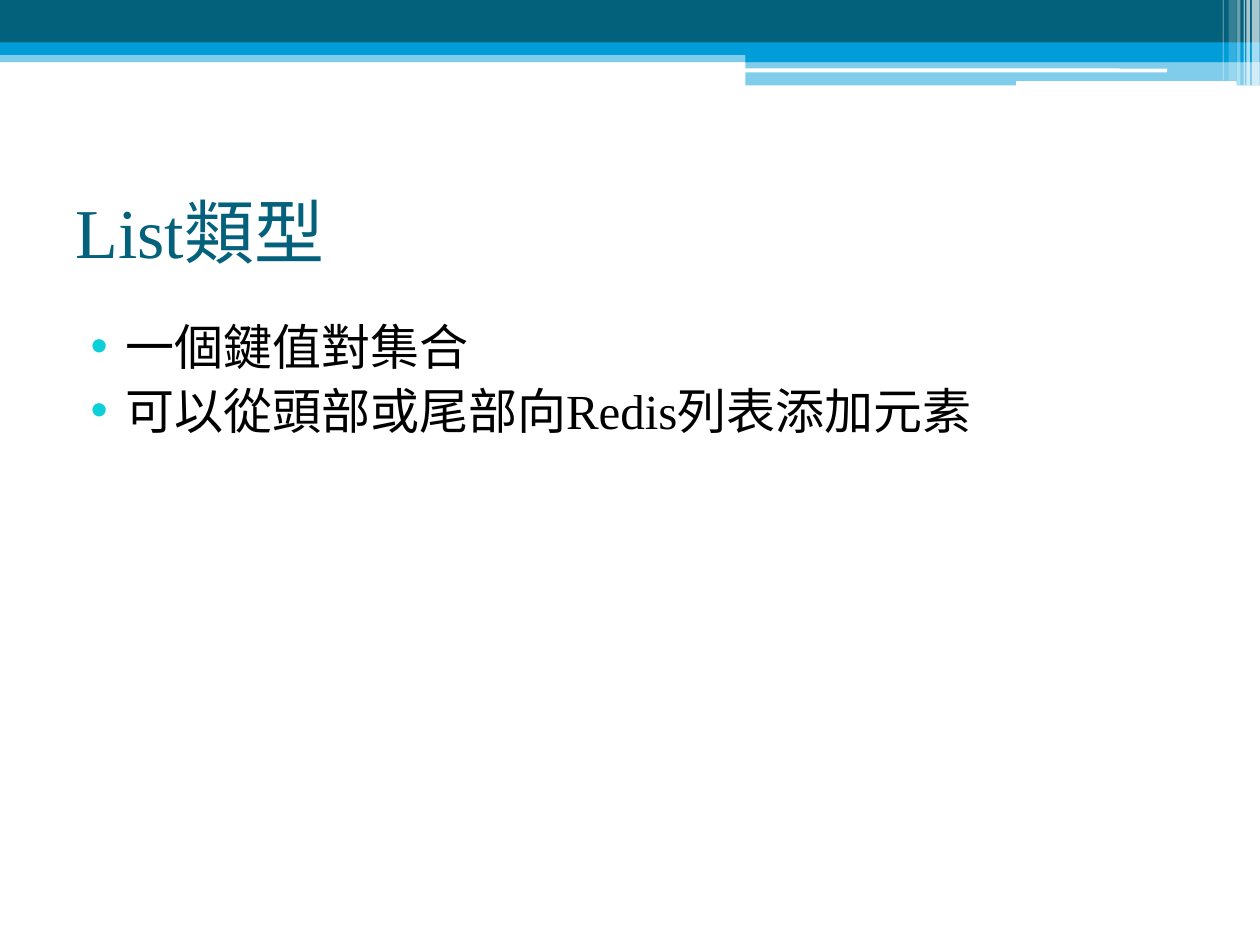
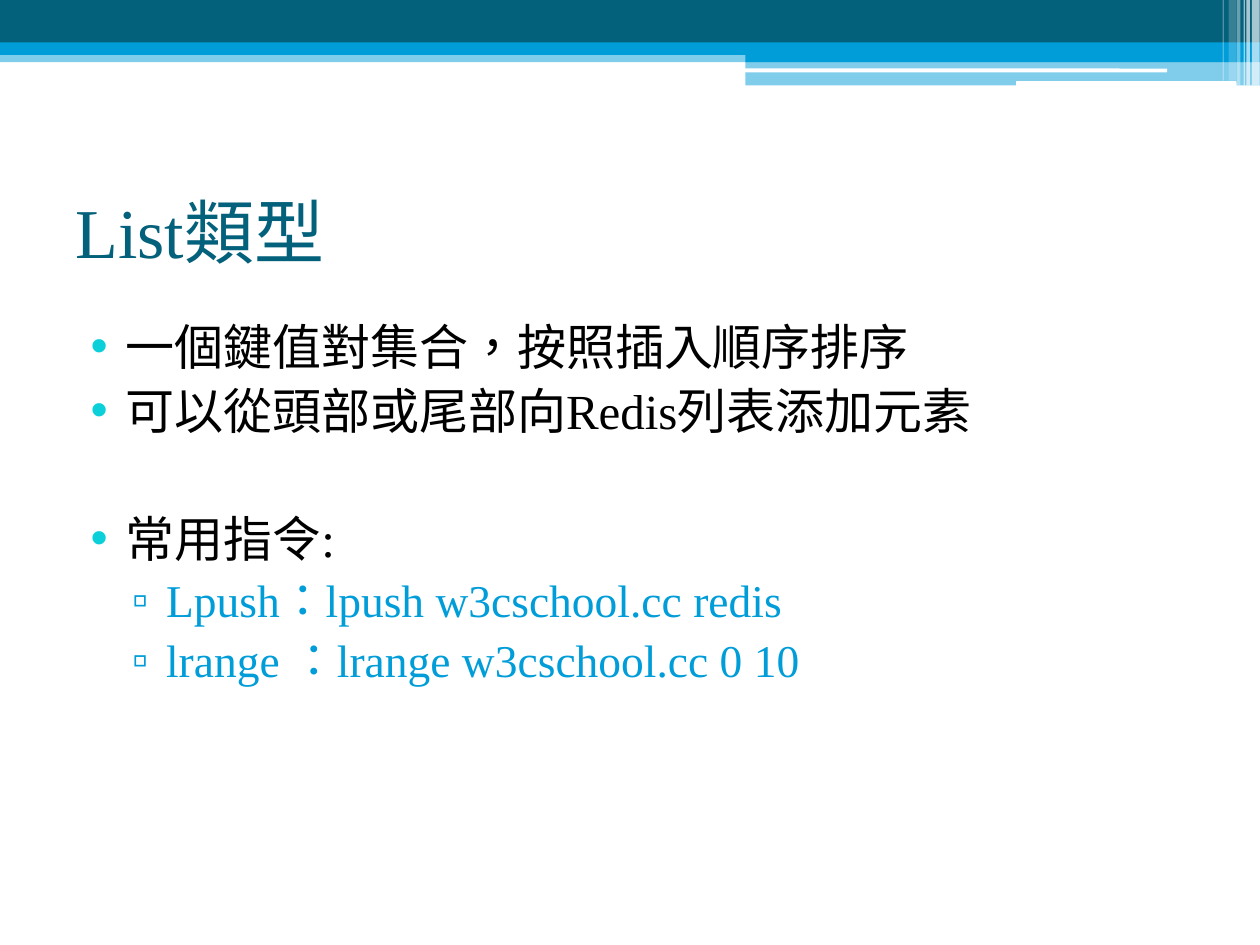
Before and after one commit to family2099/ReadSoccerData, a slide deck: slide 18 of 爬蟲與redis.pptx. Drawn at 1260x945 pixels with LibreOffice and Linux fonts; fonts in the diff are those of the drawing. Boxes give left, top, right and bottom in pixels: in the first picture for what was removed or moved away, otherwise in the second. Text is boxed around its words. In the diff, an @@ line names an element or a change of style, - is before the commit and + after.

Commit message:
加入redis指令與小修改

```diff
--- a/爬蟲與redis.pptx
+++ b/爬蟲與redis.pptx
@@ text at (x1=126, y1=323, x2=909, y2=369): text changed; font Times New Roman to Arial @@
-• 一個鍵值對集合
+• 一個鍵值對集合，按照插入順序排序
@@ text at (x1=126, y1=515, x2=799, y2=687): paragraphs added @@
+• 常用指令:
+  ▫ Lpush：lpush w3cschool.cc redis
+  ▫ lrange ：lrange w3cschool.cc 0 10
```
Also in this commit, not shown: 7 other slides changed.
